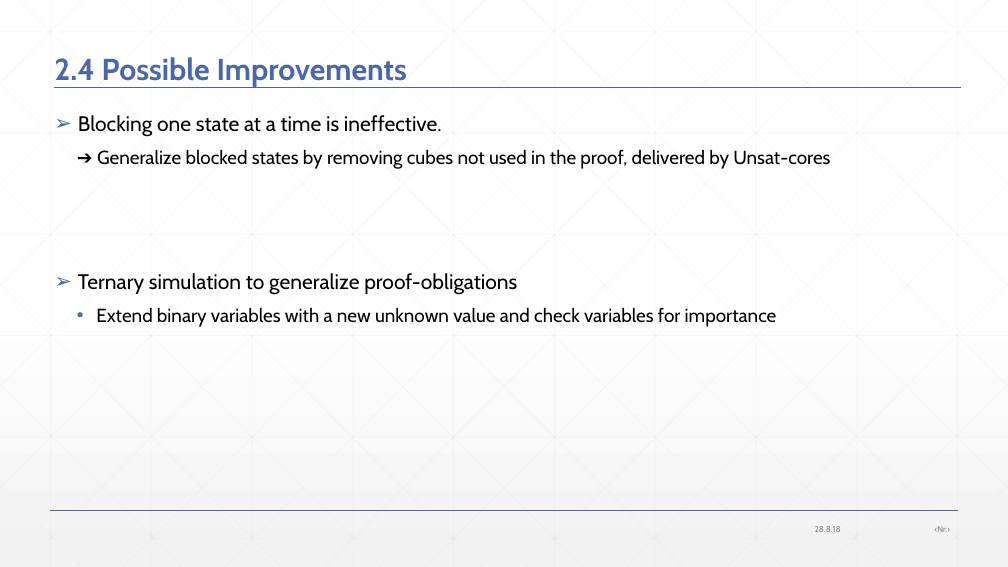
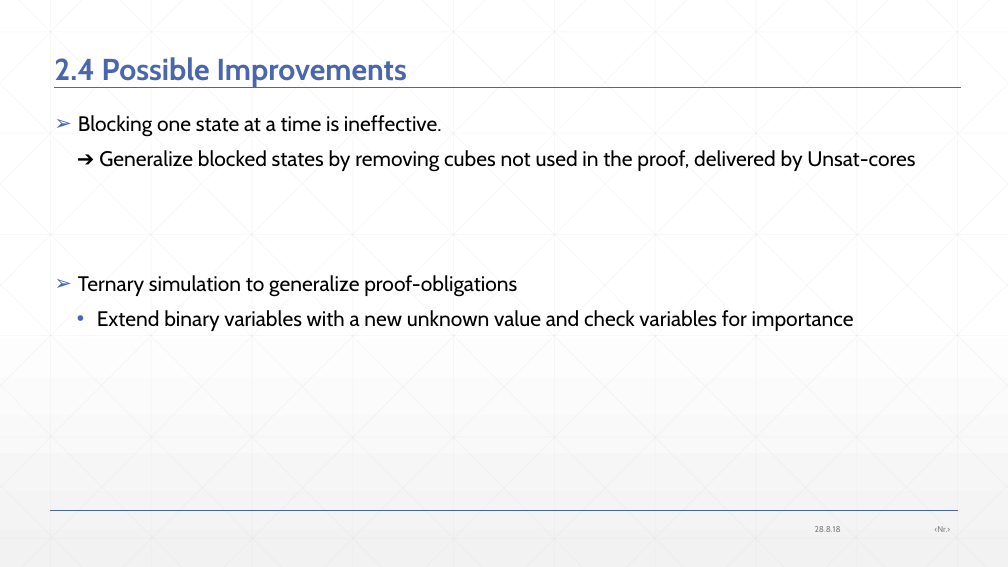
Before and after one commit to JonasWerner/BachelorThesis, a slide deck: slide 24 of Presentation/pdr_presentation.pptx (slide 12 before the commit). Drawn at 1008x567 pixels with LibreOffice and Linux fonts; fonts in the diff are those of the drawing. Boxes give left, top, right and bottom in pixels: in the first picture for what was removed or moved away, otherwise in the second. Text is boxed around its words. In the diff, an @@ line names an element or a change of style, - is before the commit and + after.

```diff
--- a/Presentation/pdr_presentation.pptx
+++ b/Presentation/pdr_presentation.pptx
@@ text at <box>97,150,915,331</box>: size 18 to 20 pt in "➔ Generalize blocked states by removing cubes ...", "Extend binary variables with a new unknown ..." @@
```
Also in this commit, not shown: 10 other slides changed, 12 slides added, 1 other file.
